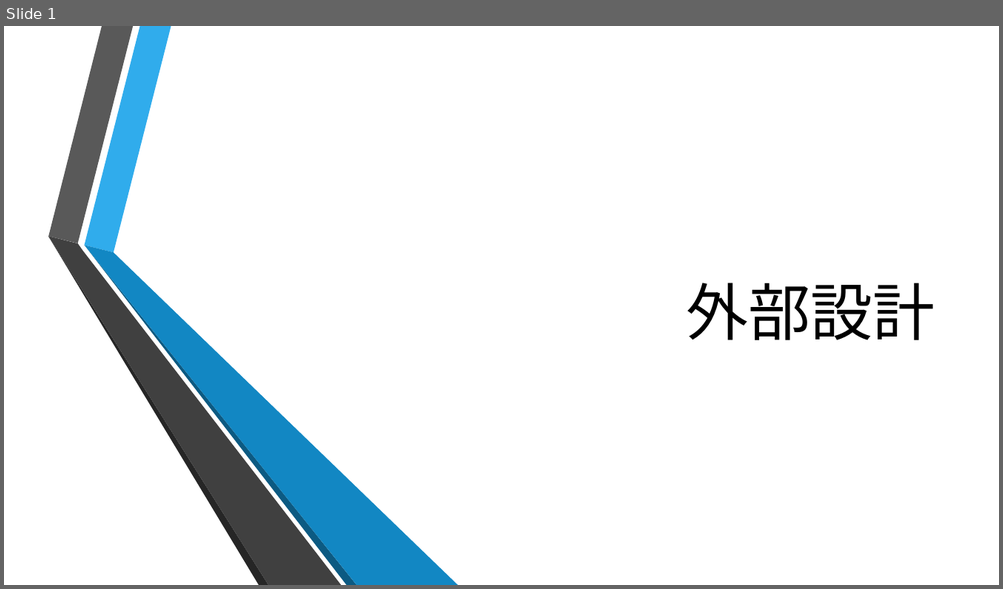
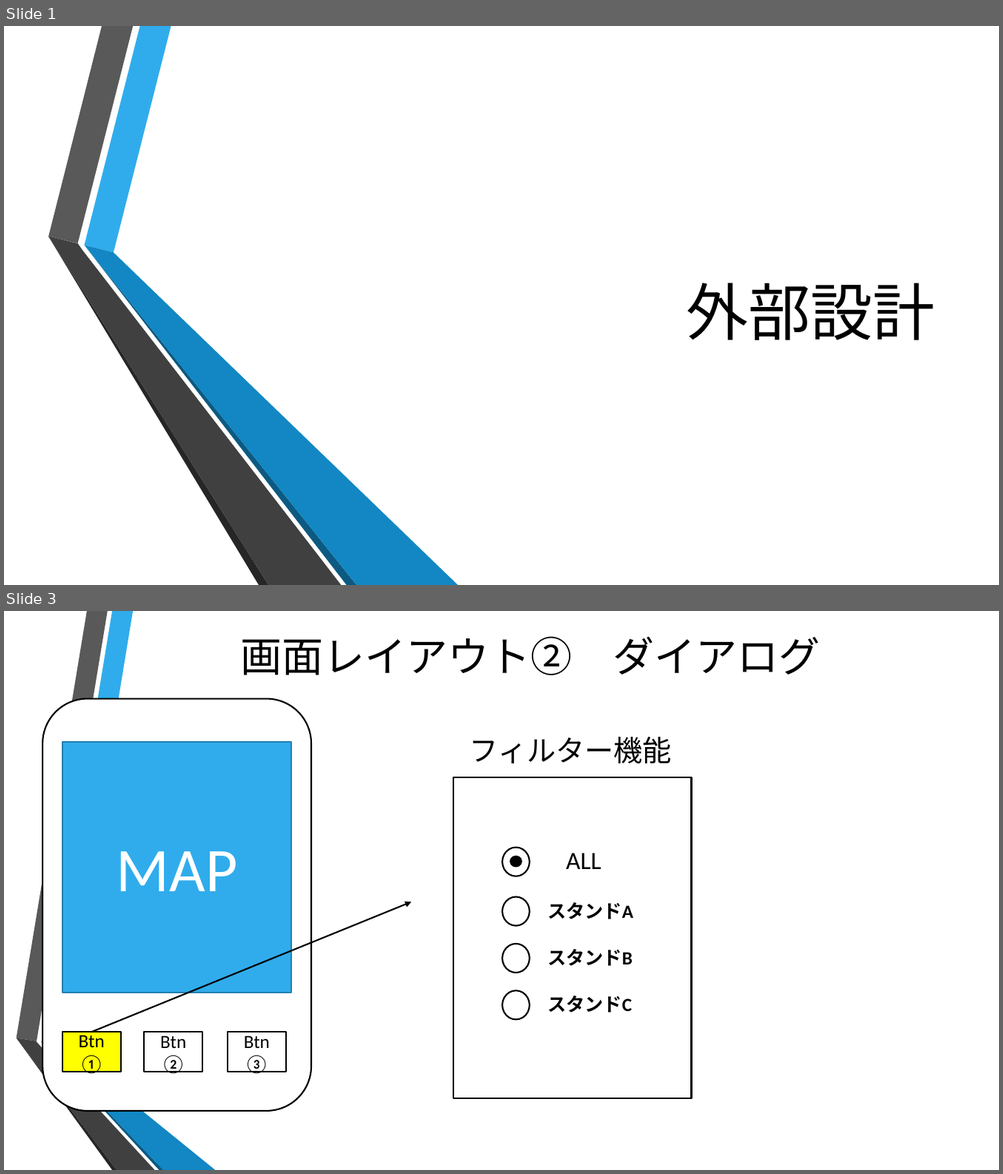
Before and after one commit to nh15/documents, a slide deck: ExternalDesign.pptx. Shown one above the other, each under a label of ours: slide 1 before the commit, slides 1 and 3 after it; the slides between them are not shown. The pictures are 1003x589 and 1003x1174 pixels, drawn with LibreOffice and Linux fonts; fonts in the diff are those of the drawing; background and template pictures are left out. Boxes give left, top, right and bottom in pixels: in the first picture for what was removed or moved away, otherwise in the second. Text is boxed around its words. In the diff, an @@ line names an element or a change of style, - is before the commit and + after.

```diff
--- a/ExternalDesign.pptx
+++ b/ExternalDesign.pptx
@@ slide 3 added at [4, 611, 999, 1170], background picture (left out) @@
@@ title added at [241, 636, 820, 675], 40 pt, text #000000 @@
+画面レイアウト② ダイアログ
@@ text added at [469, 737, 671, 763], 28 pt, text #000000 @@
+フィルター機能
@@ rectangle added at [453, 778, 691, 1099], fill #FFFFFF, outline #000000 1.5 pt @@
@@ ellipse added at [503, 848, 529, 877], outline #000000 1.5 pt @@
@@ text added at [566, 853, 601, 869], 24 pt, text #000000 @@
+ALL
@@ ellipse added at [511, 857, 522, 867], fill #000000, outline #000000 1.5 pt @@
@@ ellipse added at [503, 897, 529, 925], outline #000000 1.5 pt @@
@@ arrow added from (91, 1033) to (412, 902), #000000 1.5 pt @@
@@ text added at [547, 903, 633, 920], 18 pt, text #000000, bold @@
+スタンドA
@@ ellipse added at [503, 944, 529, 973], outline #000000 1.5 pt @@
@@ text added at [547, 949, 632, 966], 18 pt, text #000000, bold @@
+スタンドB
@@ ellipse added at [503, 991, 529, 1020], outline #000000 1.5 pt @@
@@ text added at [547, 996, 632, 1013], 18 pt, text #000000, bold @@
+スタンドC
@@ group added at [16, 611, 215, 1170]: 6 freeform shapes @@
@@ group added at [42, 699, 311, 1112]: 4 rectangles, 1 rounded rectangle @@
+MAP
+Btn①
+Btn②
+Btn
+③
```
Also in this commit, not shown: 1 slide changed, 2 other slides added.
